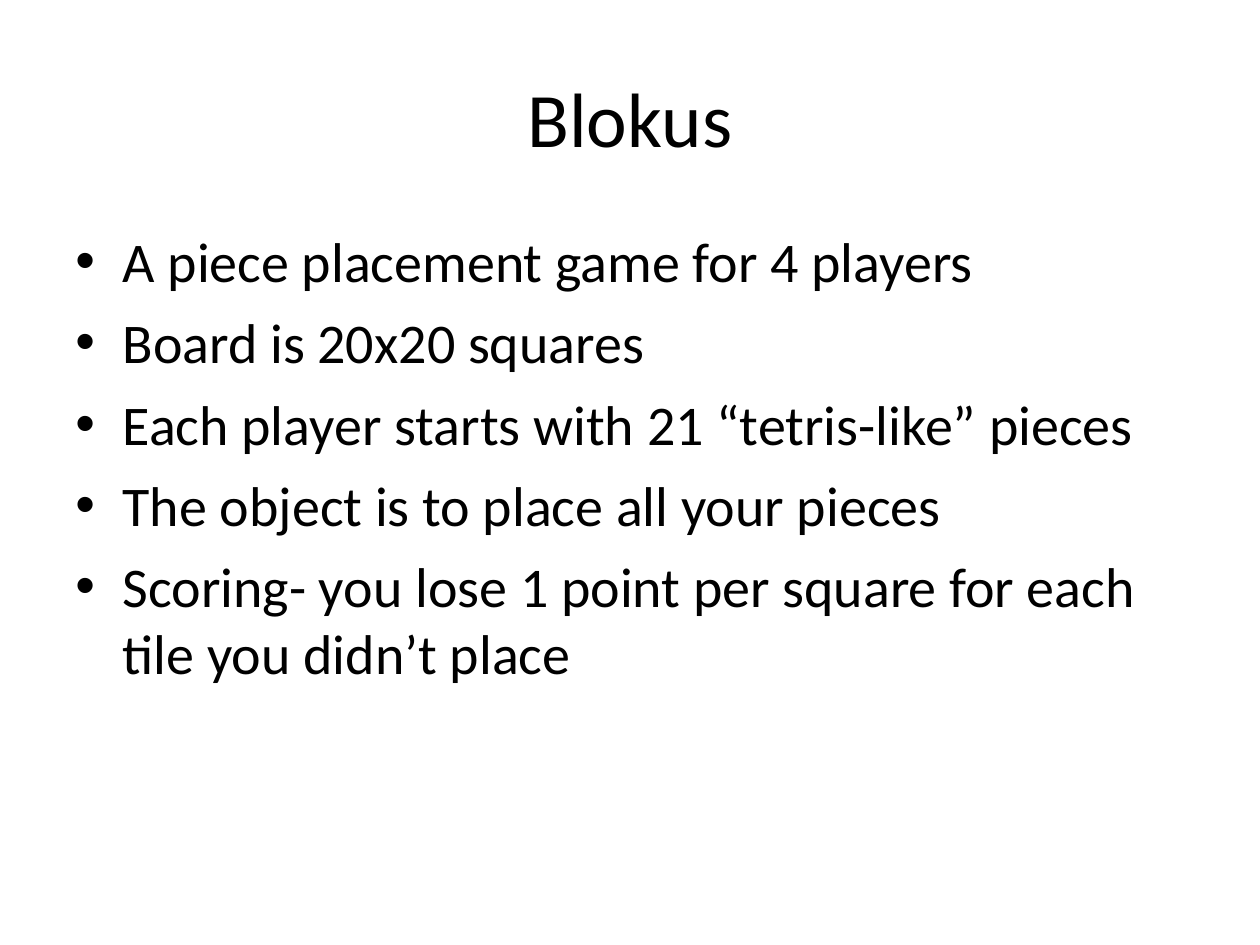
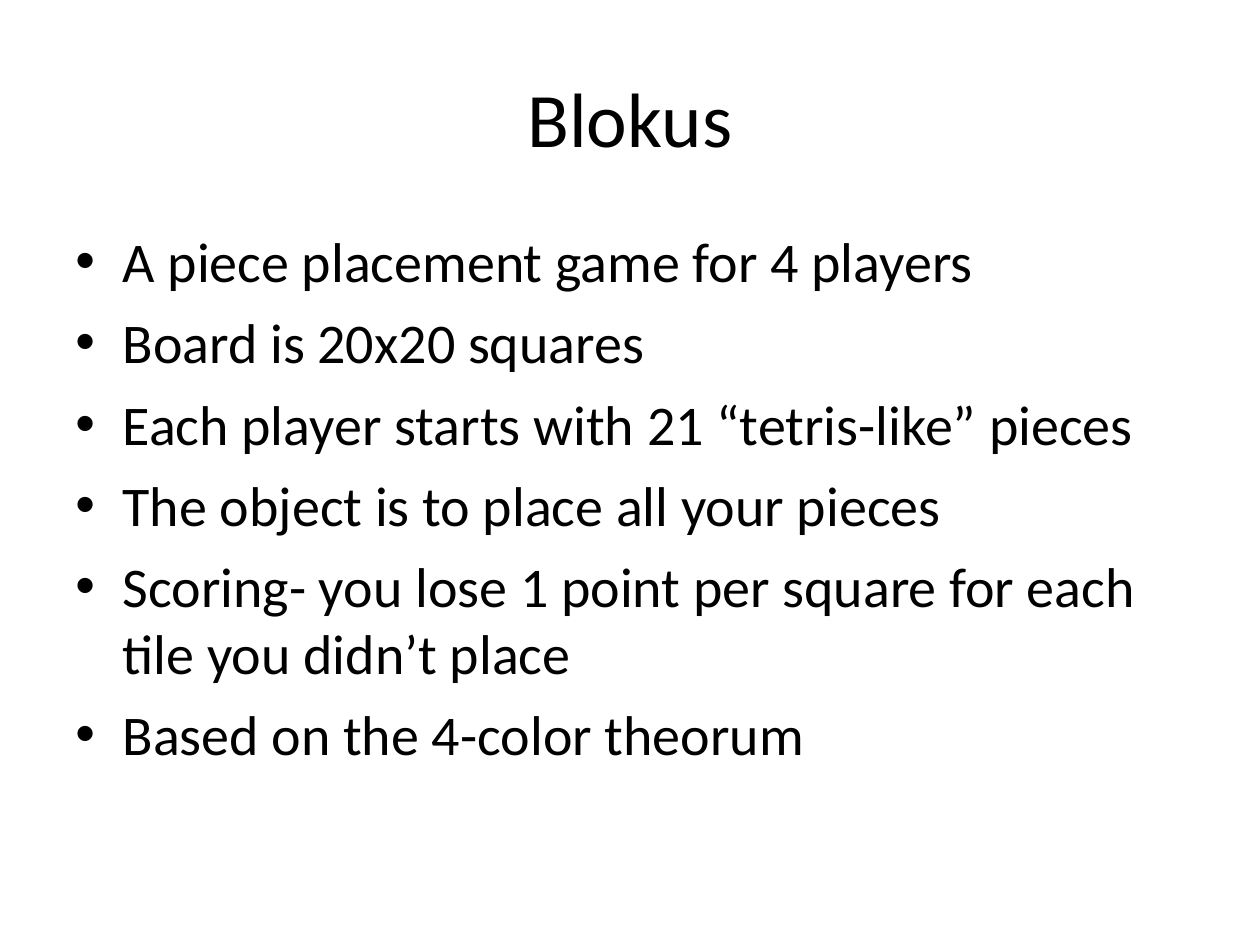
Before and after one commit to supastan/blokus, a slide deck: slide 2 of Blokus presentation.ppt. Drawn at 1260x945 pixels with LibreOffice and Linux fonts; fonts in the diff are those of the drawing. Boxes give left, top, right and bottom in pixels: in the first picture for what was removed or moved away, otherwise in the second. Text is boxed around its words. In the diff, an @@ line names an element or a change of style, - is before the commit and + after.

```diff
--- a/Blokus presentation.ppt
+++ b/Blokus presentation.ppt
@@ text at (123,716,804,756): paragraph added @@
+• Based on the 4-color theorum
```
Also in this commit, not shown: 5 other slides changed, 1 slide added, 4 other files.
